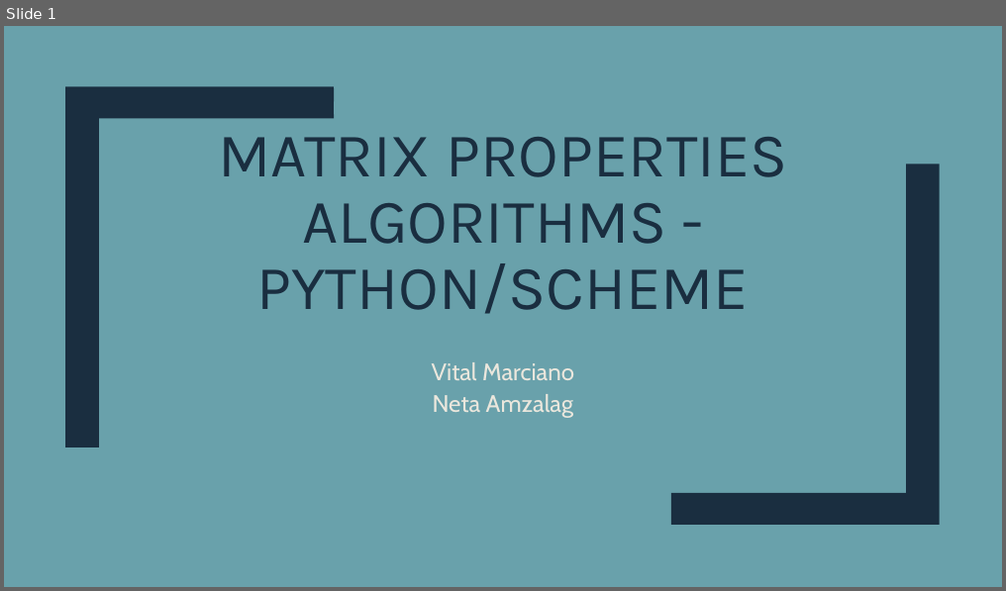
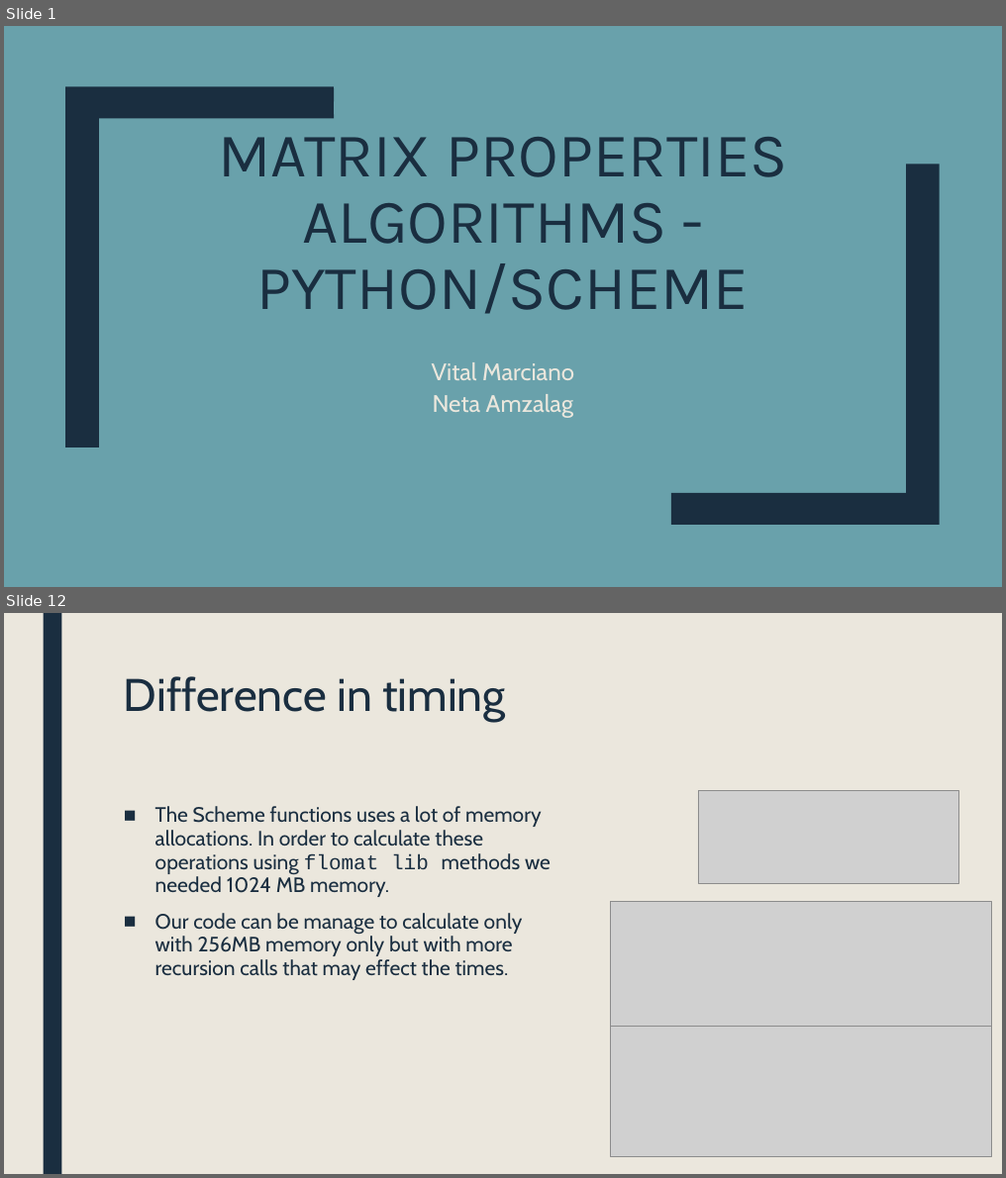
Before and after one commit to VitalMarciano/Matrix-methods, a slide deck: Matrix_Properties_Algorithms[1].pptx. Shown one above the other, each under a label of ours: slide 1 before the commit, slides 1 and 12 after it; the slides between them are not shown. The pictures are 1006x591 and 1006x1178 pixels, drawn with LibreOffice and Linux fonts; fonts in the diff are those of the drawing; grey boxes stand for pictures. Boxes give left, top, right and bottom in pixels: in the first picture for what was removed or moved away, otherwise in the second. Text is boxed around its words. In the diff, an @@ line names an element or a change of style, - is before the commit and + after.

```diff
--- a/Matrix_Properties_Algorithms[1].pptx
+++ b/Matrix_Properties_Algorithms[1].pptx
@@ slide 12 added at (4,613,1002,1174), background #EBE7DD @@
@@ rectangle added at (43,613,61,1174), fill #1A2E40 @@
@@ title added at (124,676,505,722), 44 pt, text #1A2E40 @@
+Difference in timing
@@ text added at (155,806,550,980), 20 pt, text #1A2E40 @@
+■ The Scheme functions uses a lot of memory allocations. In order to calculate these operations using flomat lib methods we needed 1024 MB memory.
+■ Our code can be manage to calculate only with 256MB memory only but with more recursion calls that may effect the times.
@@ picture added at (698,791,959,884) @@
@@ picture added at (611,901,991,1040) @@
@@ picture added at (611,1027,991,1158) @@
```
Also in this commit, not shown: 10 slides changed, 2 other files.
